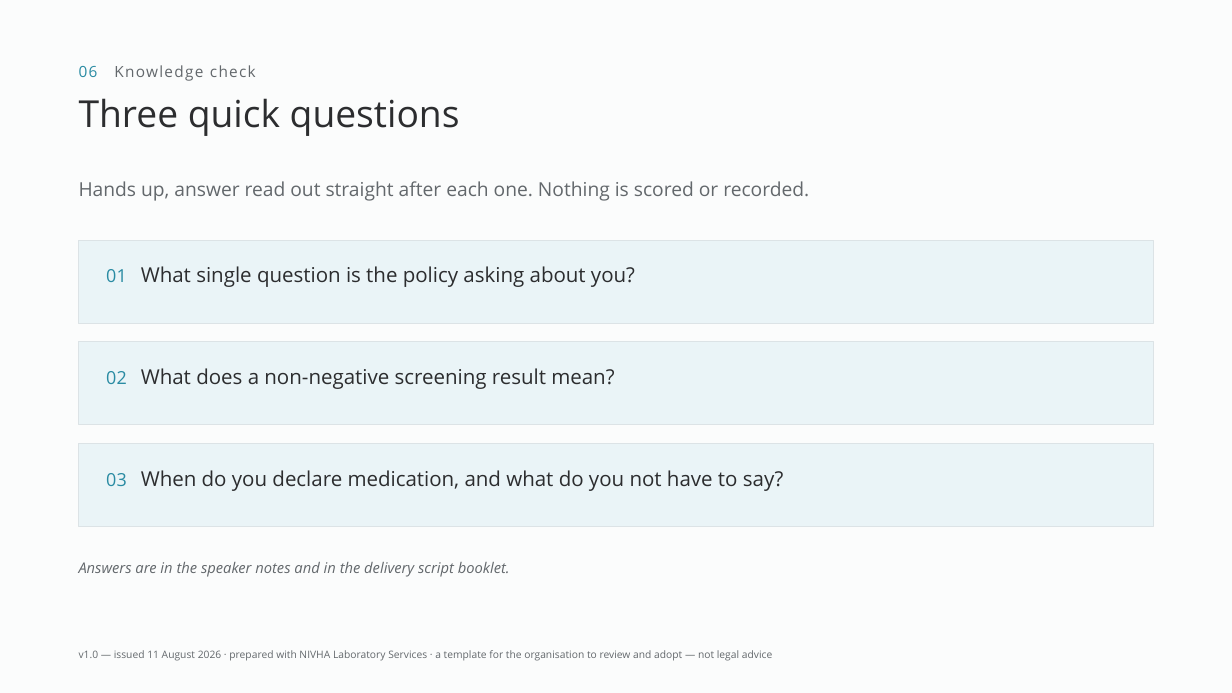
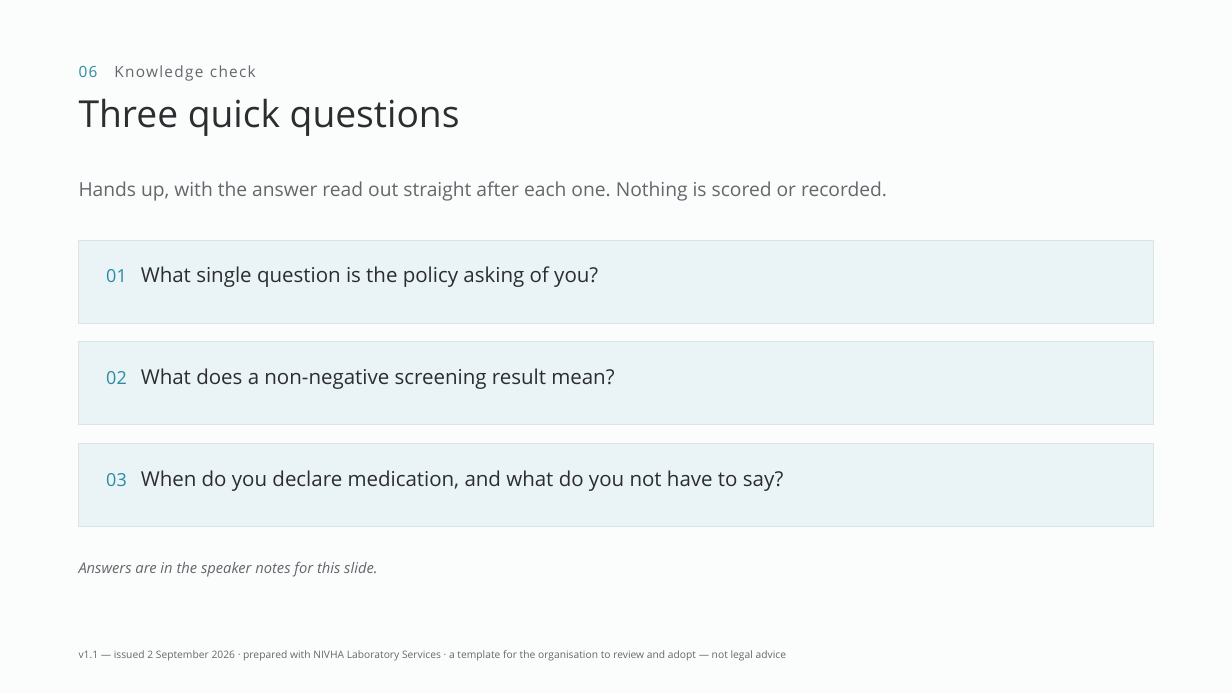
Before and after one commit to nivhalabs/nivha-feenote-prototype, a slide deck: slide 18 of assets/fulfilment/nivha_pack_03_toolbox_talk_condensed.pptx. Drawn at 1232x693 pixels with LibreOffice and Linux fonts; fonts in the diff are those of the drawing. Boxes give left, top, right and bottom in pixels: in the first picture for what was removed or moved away, otherwise in the second. Text is boxed around its words. In the diff, an @@ line names an element or a change of style, - is before the commit and + after.

```diff
--- a/assets/fulfilment/nivha_pack_03_toolbox_talk_condensed.pptx
+++ b/assets/fulfilment/nivha_pack_03_toolbox_talk_condensed.pptx
@@ text at [79, 181, 887, 201]: text changed @@
-Hands up, answer read out straight after each one. Nothing is scored or recorded.
+Hands up, with the answer read out straight after each one. Nothing is scored or recorded.
@@ text at [106, 266, 598, 287]: text changed @@
-01 What single question is the policy asking about you?
+01 What single question is the policy asking of you?
@@ text at [79, 561, 377, 577]: text changed @@
-Answers are in the speaker notes and in the delivery script booklet.
+Answers are in the speaker notes for this slide.
@@ text at [79, 650, 786, 661]: text changed @@
-v1.0 — issued 11 August 2026 · prepared with NIVHA Laboratory Services · a template for the organisation to review and adopt — not legal advice
+v1.1 — issued 2 September 2026 · prepared with NIVHA Laboratory Services · a template for the organisation to review and adopt — not legal advice
```
Also in this commit, not shown: 18 other slides changed, 50 other files.
